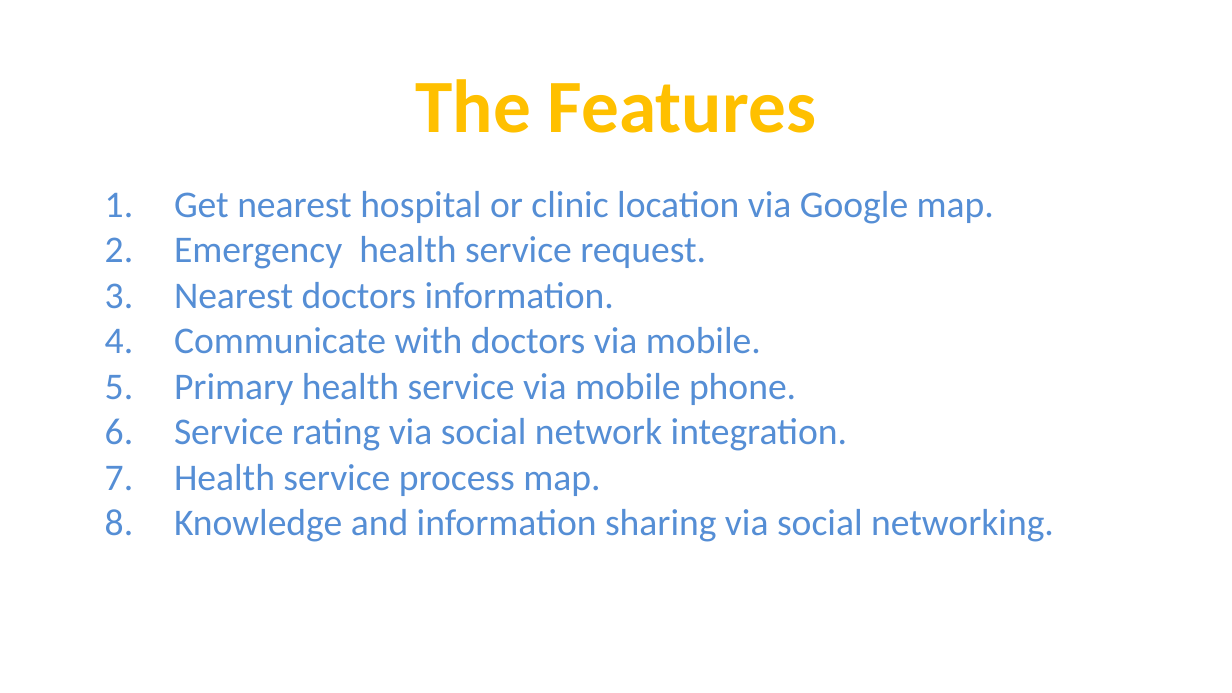
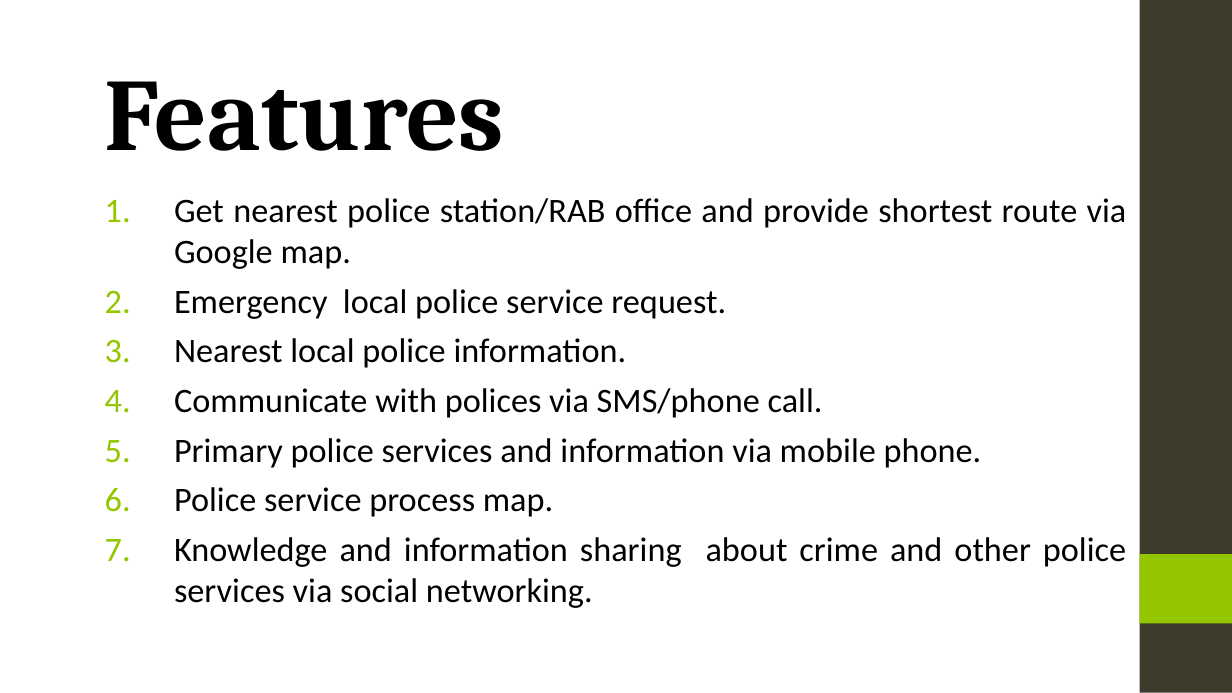
Before and after one commit to ServiceInnovationCamp/Group23, a slide deck: slide 3 of Team 23.ppt. Drawn at 1232x693 pixels with LibreOffice and Linux fonts; fonts in the diff are those of the drawing; background and template pictures are left out. Boxes give left, top, right and bottom in pixels: in the first picture for what was removed or moved away, otherwise in the second. Text is boxed around its words. In the diff, an @@ line names an element or a change of style, - is before the commit and + after.

Commit message:
Bangladesh Police Portal
2nd version of the presentation, 08-30-2013 11:44PM

```diff
--- a/Team 23.ppt
+++ b/Team 23.ppt
@@ title "Features" at [105, 81, 505, 151]: vertical alignment middle to bottom @@
@@ rectangle added at [1140, 0, 1232, 693], fill #3E3D2D @@
@@ title at [105, 81, 505, 151]: text changed; size 44 to 60 pt; font Calibri to Cambria; text colour #FFC000 to #000000 @@
-The Features
+Features
@@ subtitle at [174, 198, 1127, 608]: text changed; size 22 to 20 pt; text colour #558ED5 to #000000 @@
-1. Get nearest hospital or clinic location via Google map.
-2. Emergency health service request.
-3. Nearest doctors information.
-4. Communicate with doctors via mobile.
-5. Primary health service via mobile phone.
-6. Service rating via social network integration.
-7. Health service process map.
-8. Knowledge and information sharing via social networking.
+1. Get nearest police station/RAB office and provide shortest route via Google map.
+2. Emergency local police service request.
+3. Nearest local police information.
+4. Communicate with polices via SMS/phone call.
+5. Primary police services and information via mobile phone.
+6. Police service process map.
+7. Knowledge and information sharing about crime and other police services via social networking.
@@ rectangle added at [1140, 554, 1232, 623], fill #94C600 @@
```
Also in this commit, not shown: 3 other slides changed, 4 slides added, 4 slides removed.
